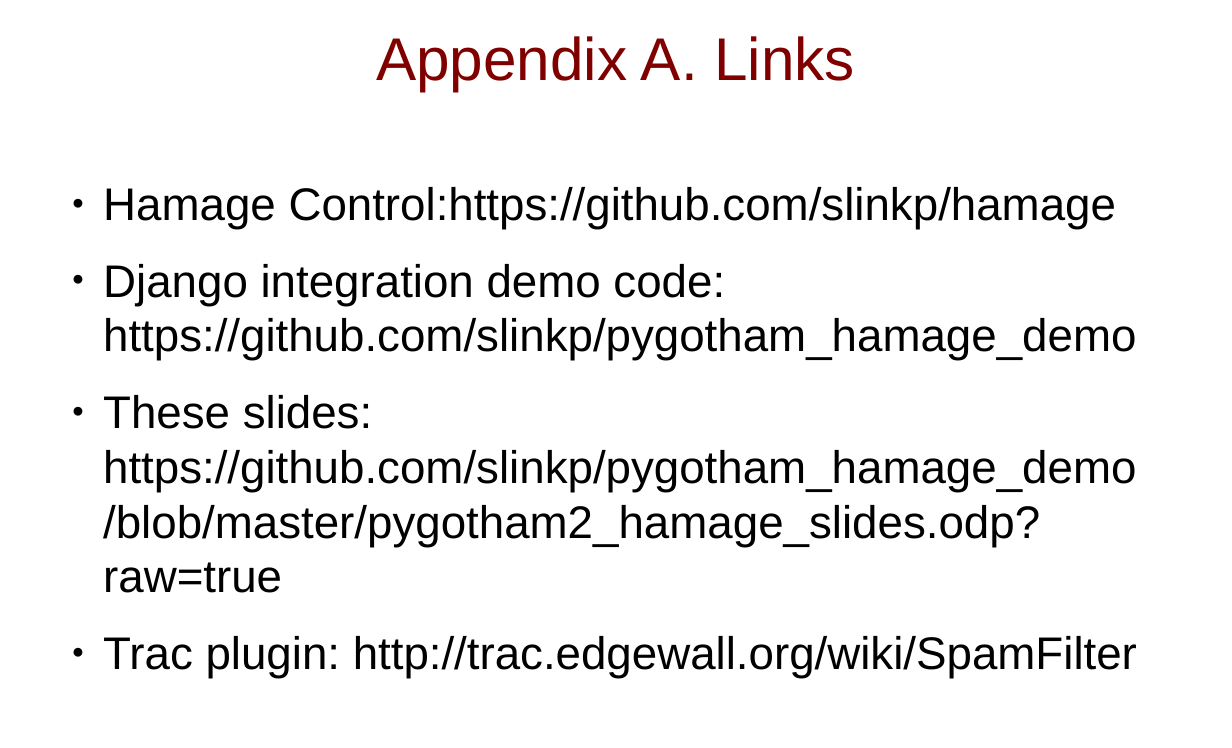
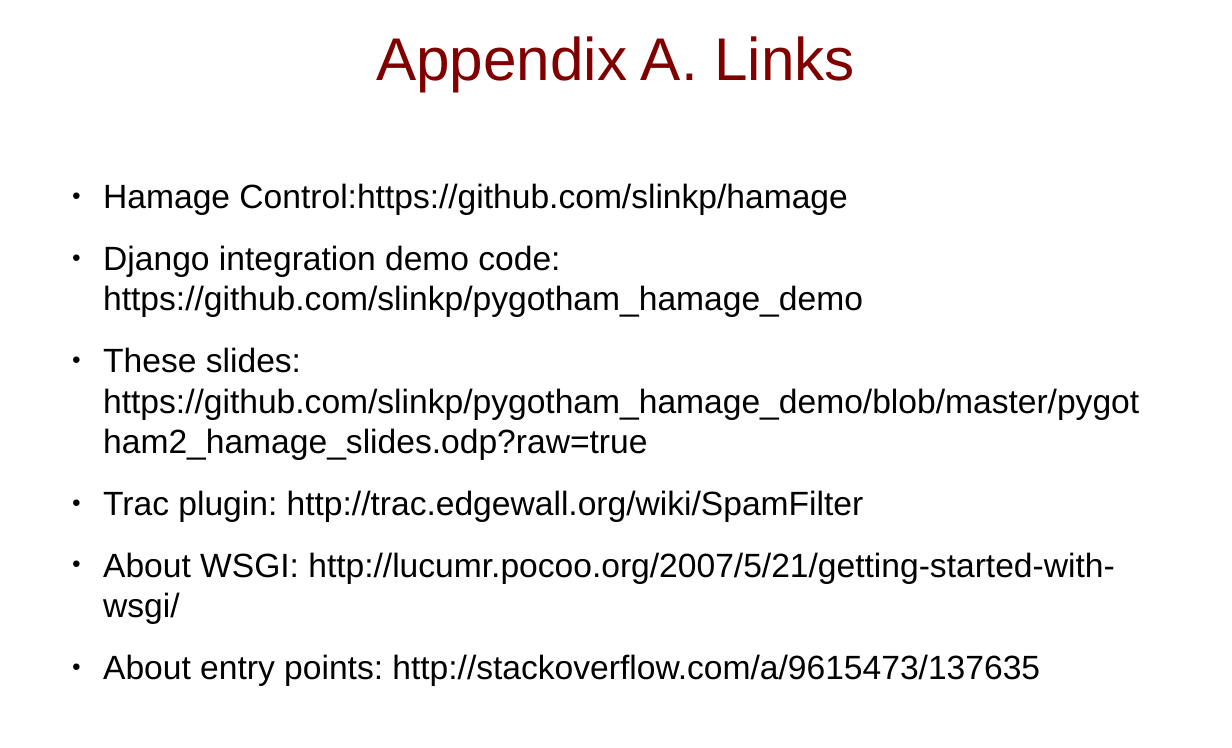
Before and after one commit to slinkp/pygotham_hamage_demo, a slide deck: slide 38 of pygotham2_hamage_slides.odp. Drawn at 1232x748 pixels with LibreOffice and Linux fonts; fonts in the diff are those of the drawing. Boxes give left, top, right and bottom in pixels: in the first picture for what was removed or moved away, otherwise in the second. Text is boxed around its words. In the diff, an @@ line names an element or a change of style, - is before the commit and + after.

Commit message:
More links on slides

```diff
--- a/pygotham2_hamage_slides.odp
+++ b/pygotham2_hamage_slides.odp
@@ text at bbox=[103, 183, 1139, 522]: size 37.4 to 27.5 pt in "Hamage Control:https://github.com/slinkp/hamage", "Django integration demo code: https://github.com/slinkp/pygo ...", "These slides: https://github.com/slinkp/pygotham_hamage_demo ...", "Trac plugin: http://trac.edgewall.org/wiki/SpamFilter" @@
@@ text at bbox=[103, 552, 1114, 686]: paragraphs added @@
+● About WSGI: http://lucumr.pocoo.org/2007/5/21/getting-started-with-wsgi/
+● About entry points: http://stackoverflow.com/a/9615473/137635
```
Also in this commit, not shown: 1 other file.
